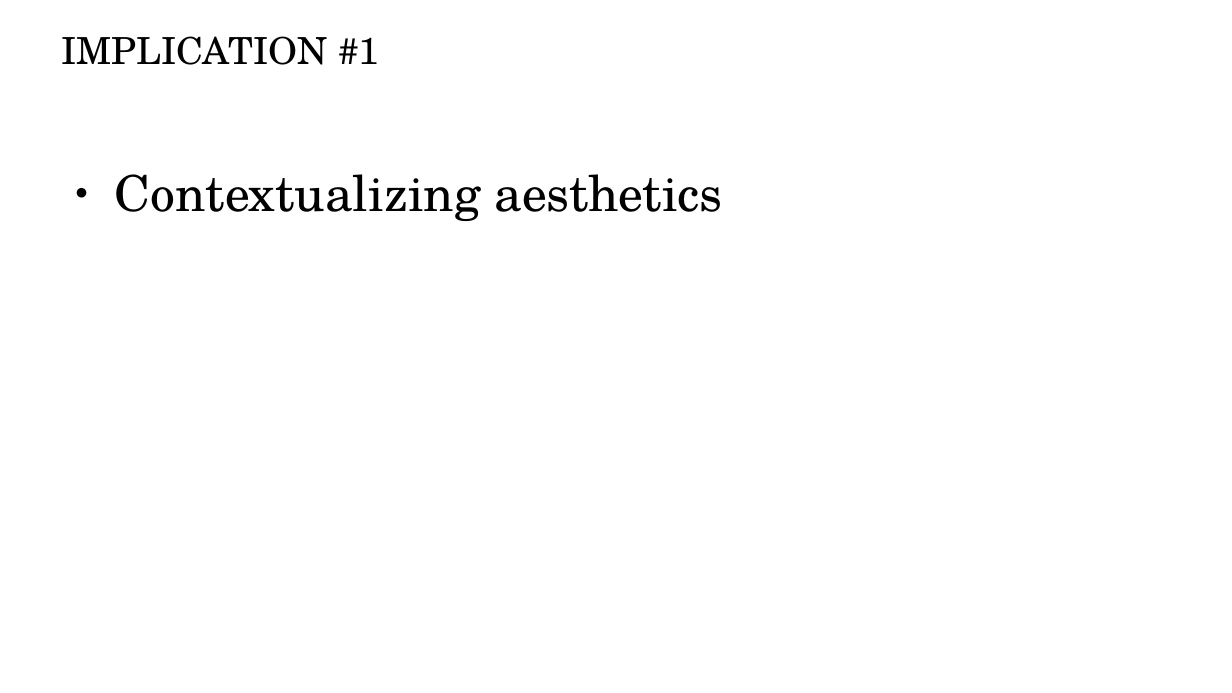
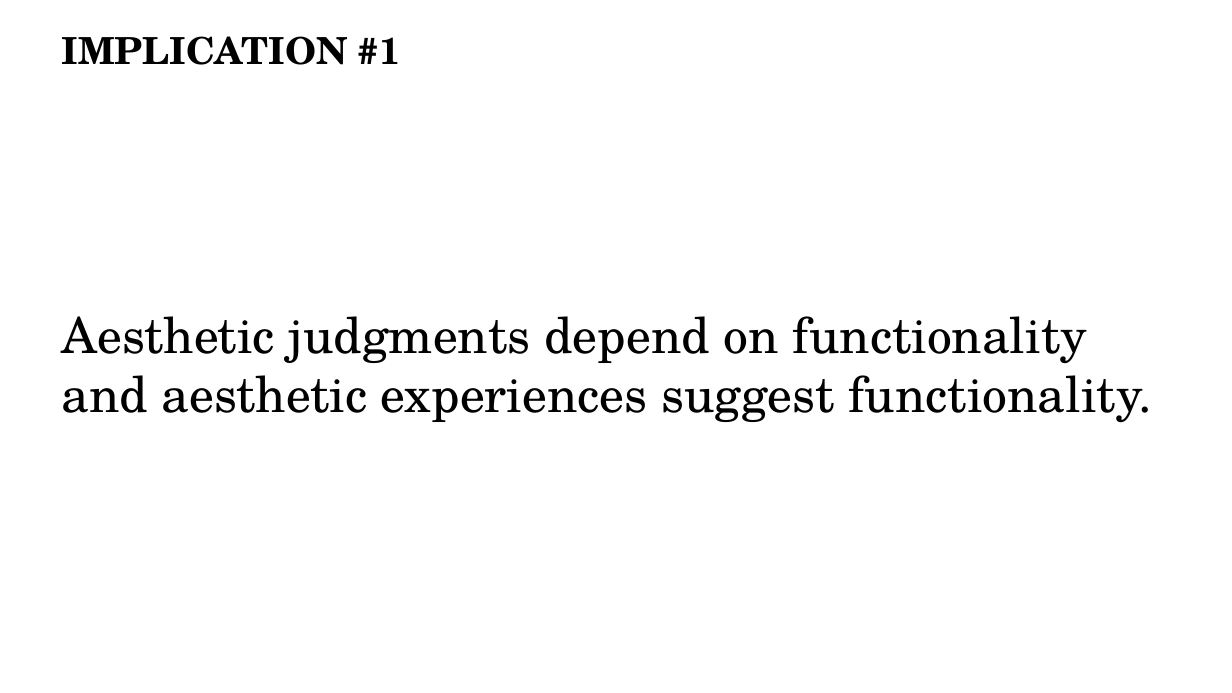
Before and after one commit to periode/thesis, a slide deck: slide 30 of jury/soutenance/Soutenance.odp (slide 17 before the commit). Drawn at 1232x693 pixels with LibreOffice and Linux fonts; fonts in the diff are those of the drawing. Boxes give left, top, right and bottom in pixels: in the first picture for what was removed or moved away, otherwise in the second. Text is boxed around its words. In the diff, an @@ line names an element or a change of style, - is before the commit and + after.

```diff
--- a/jury/soutenance/Soutenance.odp
+++ b/jury/soutenance/Soutenance.odp
@@ title "IMPLICATION #1" at (62, 36, 401, 65): bold on @@
@@ text "Aesthetic judgments depend on functionality ..." at (62, 316, 1152, 423): vertical alignment top to middle @@
@@ text at (62, 316, 1152, 423): text changed @@
-● Contextualizing aesthetics
+Aesthetic judgments depend on functionality and aesthetic experiences suggest functionality.
```
Also in this commit, not shown: 11 other slides changed, 24 slides added, 12 slides removed, 7 other files.
